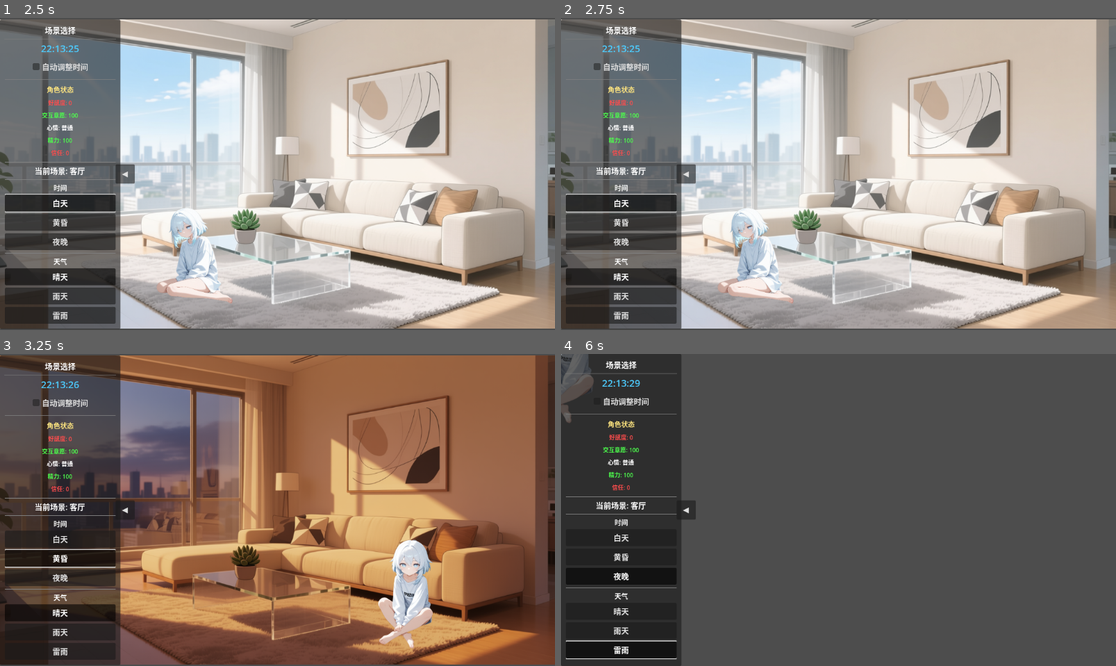
Above: before the commit, frames 1-4 (two rows, left to right).
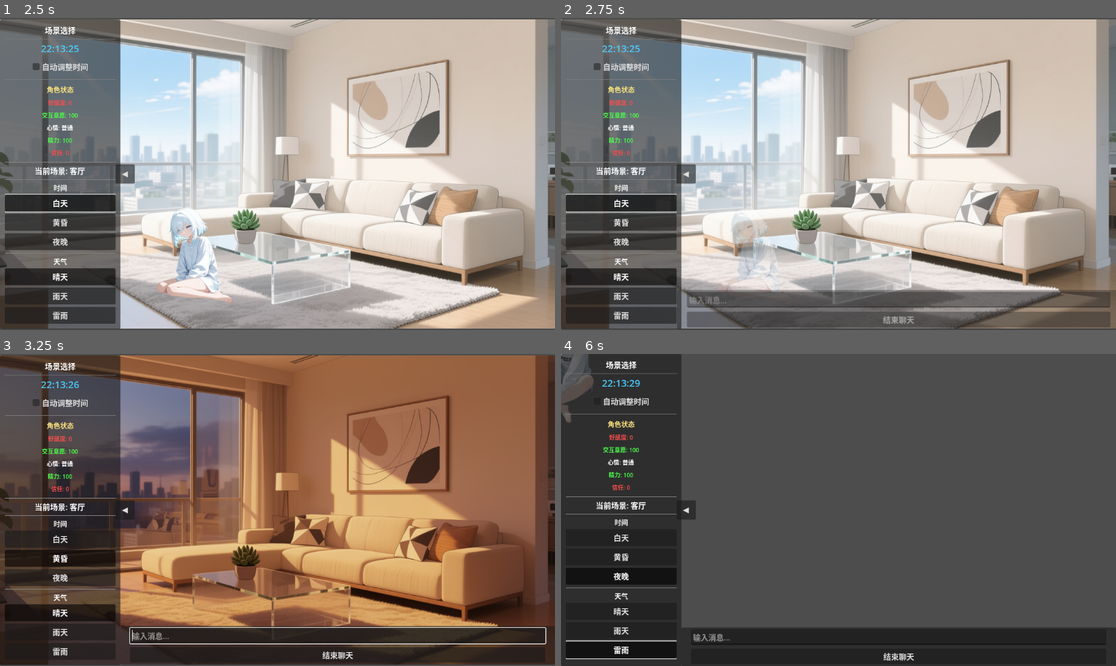
Above: after the commit, the same moments.

Repository: xhc2008/CABM-ED
Game: Godot game, scene res://scripts/main.tscn
Two runs of this game, one before a commit and one after it. Both use one fixed random seed, a clock stepped at 60 frames per second and the inputs below.
Inputs (mouse positions are in pixels of both pictures, inside the frame that each line leads up to):
- Up to frame 1 (2.5 s): click (349, 202) at 0.5 s; click "自动调整时间" at 1.25 s; click "白天" at 2 s
- Up to frame 2 (2.75 s): no input
- Up to frame 3 (3.25 s): click "黄昏" at 2.75 s
- Up to frame 4 (6 s): click "夜晚" at 3.5 s; click "晴天" at 4.25 s; click "雨天" at 5 s; click "雷雨" at 5.75 s

Frame 1 is identical in both runs. In frame 2, 11% of the frame differs, in the area x 20-100%, y 61-100%; in frame 3, 12%, in the area x 0-100%, y 59-100%; in frame 4, 9.5%.

Commit message:
feat: 主动交互

Diff:
--- a/scripts/main.gd
+++ b/scripts/main.gd
@@ -230,13 +230,42 @@
 	audio_manager.play_background_music(scene_id, time_id, weather_id)
 
 func _on_scene_changed(scene_id: String, weather_id: String, time_id: String):
+	# 记录旧场景
+	var old_scene = current_scene
+
+	# 检查是否离开有角色的场景
+	if _has_character_in_scene(old_scene) and old_scene != scene_id:
+		_try_scene_interaction("leave_scene")
+
+	# 加载新场景
 	load_scene(scene_id, weather_id, time_id)
 
+	# 等待场景加载完成
+	await get_tree().process_frame
+
+	# 检查是否进入有角色的场景
+	if _has_character_in_scene(scene_id):
+		_try_scene_interaction("enter_scene")
+
 func _on_scene_menu_selected(scene_id: String):
+	# 记录旧场景
+	var old_scene = current_scene
+
+	# 检查是否离开有角色的场景
+	if _has_character_in_scene(old_scene) and old_scene != scene_id:
+		_try_scene_interaction("leave_scene")
+
 	# 切换到选中的场景，保持当前天气和时间
 	load_scene(scene_id, current_weather, current_time)
 	# 更新侧边栏显示的场景
 	sidebar.set_current_scene(scene_id)
+
+	# 等待场景加载完成
+	await get_tree().process_frame
+
+	# 检查是否进入有角色的场景
+	if _has_character_in_scene(scene_id):
+		_try_scene_interaction("enter_scene")
 
 func _on_character_clicked(char_position: Vector2, char_size: Vector2):
 	# 尝试交互
@@ -334,6 +363,9 @@
 	"""交互成功处理"""
 	print("交互成功: ", action_id)
 
+	# 对于场景交互，在这里不做处理，由 _try_scene_interaction 处理
+	# 其他交互类型可以在这里添加特殊处理
+
 func _on_interaction_failure(_action_id: String, message: String):
 	"""交互失败处理"""
 	if message != "":
@@ -371,3 +403,41 @@
 
 	await tween.finished
 	failure_message_label.visible = false
+
+func _has_character_in_scene(scene_id: String) -> bool:
+	"""检查场景是否有角色配置"""
+	var config_path = "res://config/character_presets.json"
+	if not FileAccess.file_exists(config_path):
+		return false
+
+	var file = FileAccess.open(config_path, FileAccess.READ)
+	var json_string = file.get_as_text()
+	file.close()
+
+	var json = JSON.new()
+	if json.parse(json_string) != OK:
+		return false
+
+	var config = json.data
+	return config.has(scene_id) and config[scene_id].size() > 0
+
+func _try_scene_interaction(action_id: String):
+	"""尝试场景交互（进入/离开）"""
+	if not has_node("/root/InteractionManager"):
+		return
+
+	var interaction_mgr = get_node("/root/InteractionManager")
+	var success = interaction_mgr.try_interaction(action_id)
+
+	if success:
+		# 成功触发，开始聊天
+		print("场景交互成功，触发聊天: ", action_id)
+		# 等待一小段时间让场景加载完成
+		await get_tree().create_timer(0.5).timeout
+
+		# 确保角色可见且不在聊天状态
+		if character.visible and not character.is_chatting:
+			character.start_chat()
+			chat_dialog.show_dialog()
+	else:
+		print("场景交互失败: ", action_id)
Not shown, changed: docs/INTERACTION_SYSTEM_README.md
Not shown, added: docs/scene_interaction_guide.md
